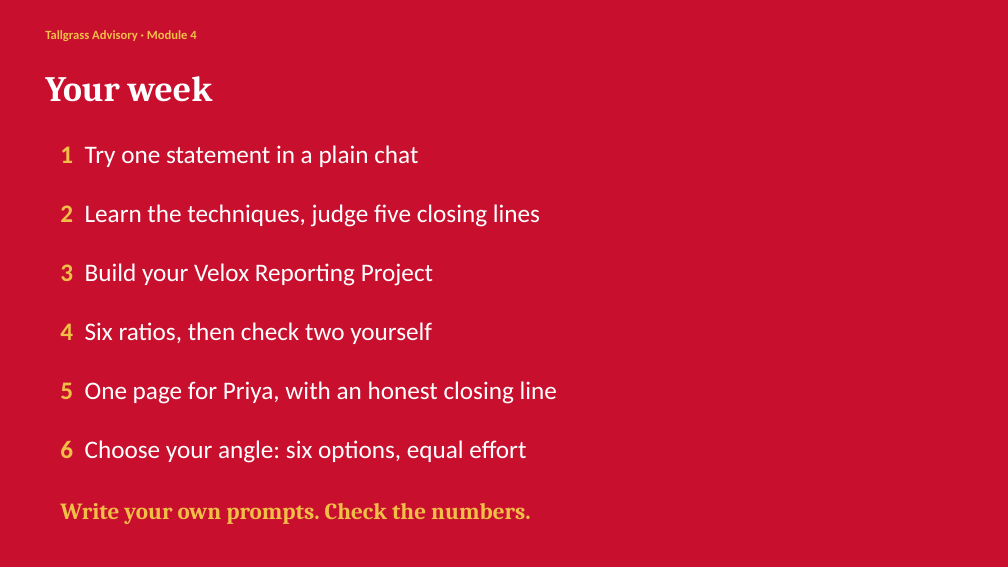
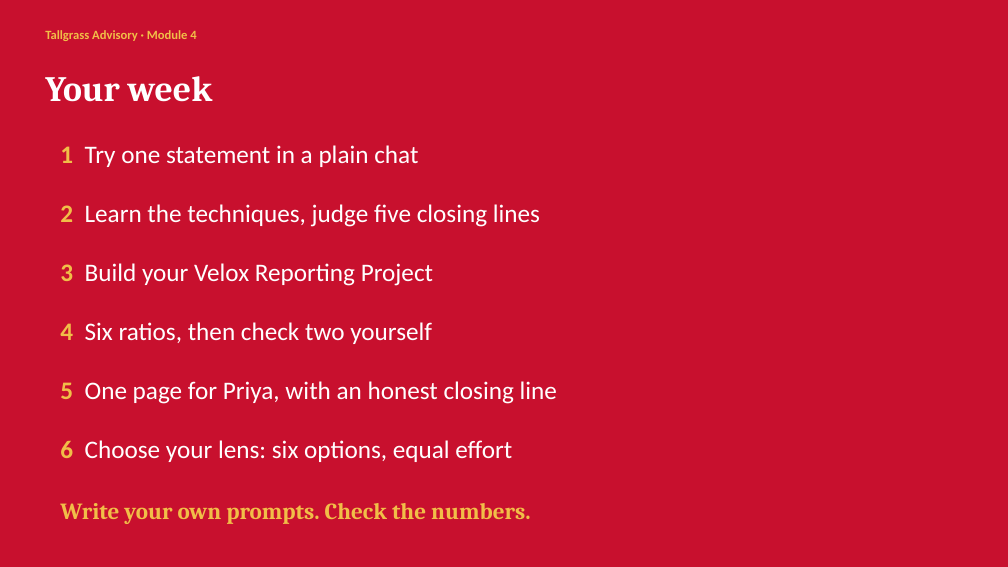
Before and after one commit to bradtrinkle/acct4420-course, a slide deck: slide 12 of downloads/module-4-slides.pptx. Drawn at 1008x567 pixels with LibreOffice and Linux fonts; fonts in the diff are those of the drawing. Boxes give left, top, right and bottom in pixels: in the first picture for what was removed or moved away, otherwise in the second. Text is boxed around its words. In the diff, an @@ line names an element or a change of style, - is before the commit and + after.

```diff
--- a/downloads/module-4-slides.pptx
+++ b/downloads/module-4-slides.pptx
@@ text at bbox=[60, 440, 512, 462]: text changed @@
-6 Choose your angle: six options, equal effort
+6 Choose your lens: six options, equal effort
```
Also in this commit, not shown: 3 other files.
